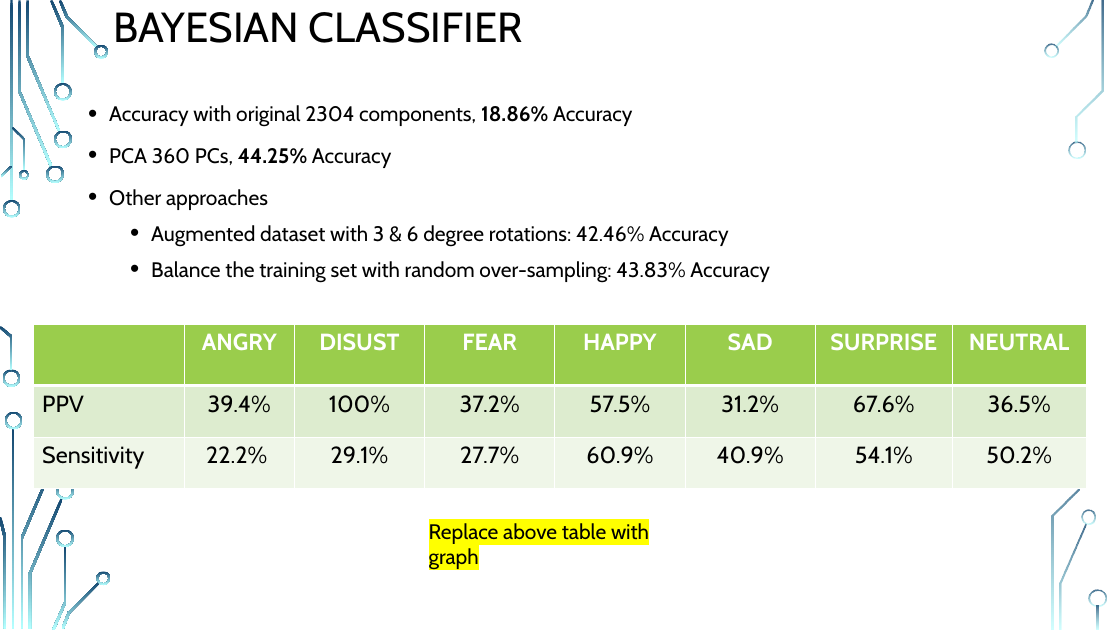
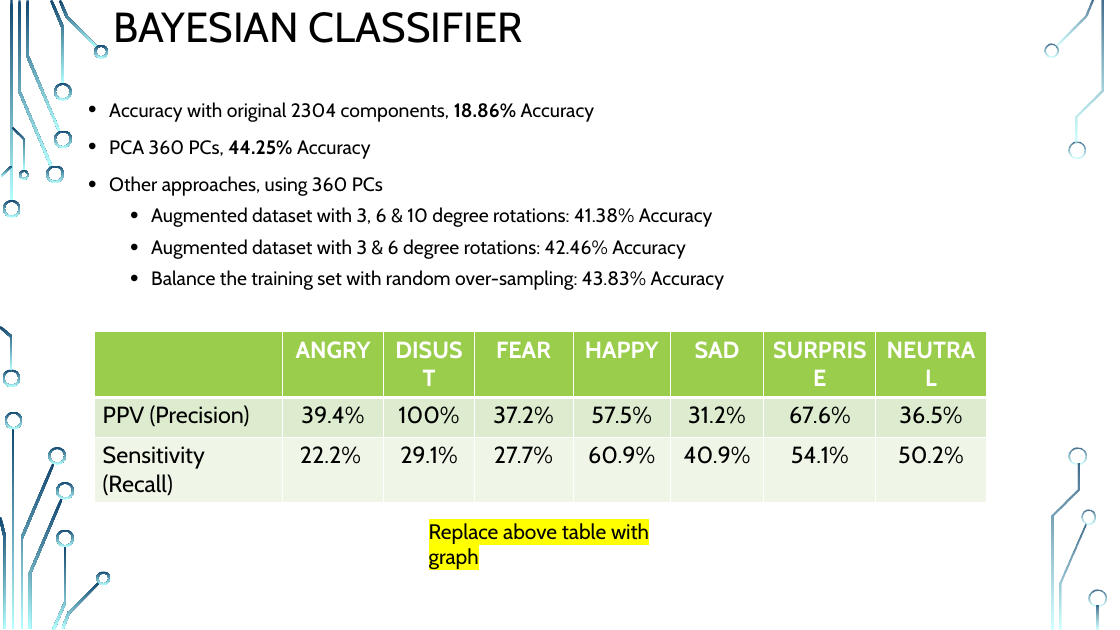
Before and after one commit to MR-KHILADI/Facial-Expression-Recognition, a slide deck: slide 9 of Final Project Draft.pptx. Drawn at 1120x630 pixels with LibreOffice and Linux fonts; fonts in the diff are those of the drawing; background and template pictures are left out. Boxes give left, top, right and bottom in pixels: in the first picture for what was removed or moved away, otherwise in the second. Text is boxed around its words. In the diff, an @@ line names an element or a change of style, - is before the commit and + after.

Commit message:
Add files via upload
(Vinod) Verified Bayesian classifier metrics

```diff
--- a/Final Project Draft.pptx
+++ b/Final Project Draft.pptx
@@ text at (x1=109, y1=102, x2=725, y2=290): size 18 to 16.6 pt in "Accuracy with original 2304 components, 18.86% Accuracy", "PCA 360 PCs, 44.25% Accuracy", "Augmented dataset with 3 & 6 degree ...", "Balance the training set with random over-sampling: ..."; line spacing 1.2 to 1.1 @@
@@ text at (x1=109, y1=176, x2=713, y2=227): text changed; size 18 to 16.6 pt @@
-• Other approaches
+• Other approaches, using 360 PCs
+  • Augmented dataset with 3, 6 & 10 degree rotations: 41.38% Accuracy
@@ table at (x1=94, y1=332, x2=986, y2=500) @@
-row 2, column 1: PPV
+row 2, column 1: PPV (Precision)
-row 3, column 1: Sensitivity
+row 3, column 1: Sensitivity (Recall)
@@ table resized from (x1=34, y1=324, x2=1086, y2=489) to (x1=94, y1=332, x2=986, y2=500) @@
```
Also in this commit, not shown: 3 other slides changed.
